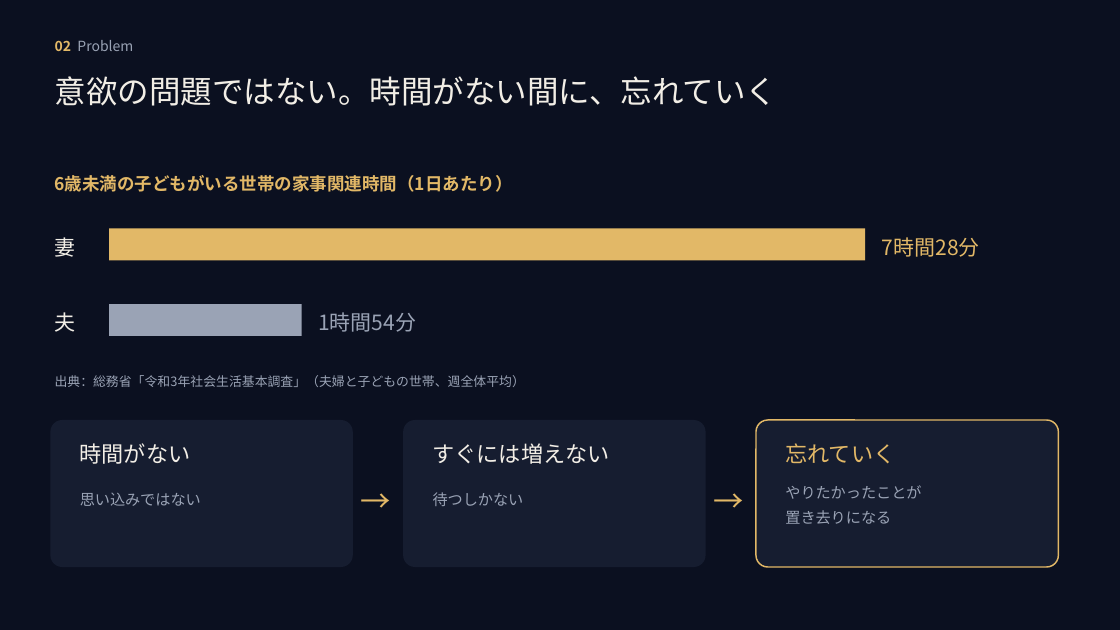
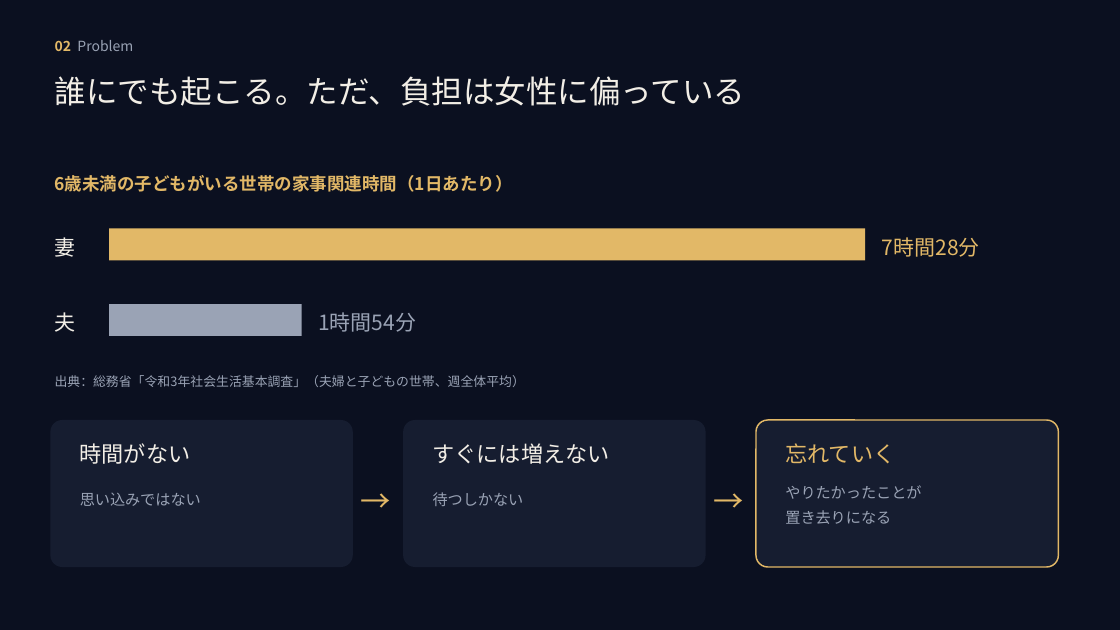
Before and after one commit to mai-san447/hello-earth-25143, a slide deck: slide 3 of deliverables/2026-10-11-gga-selection/MORUNE25143_GGAセレクション_2026-10-12.pptx. Drawn at 1120x630 pixels with LibreOffice and Linux fonts; fonts in the diff are those of the drawing. Boxes give left, top, right and bottom in pixels: in the first picture for what was removed or moved away, otherwise in the second. Text is boxed around its words. In the diff, an @@ line names an element or a change of style, - is before the commit and + after.

```diff
--- a/deliverables/2026-10-11-gga-selection/MORUNE25143_GGAセレクション_2026-10-12.pptx
+++ b/deliverables/2026-10-11-gga-selection/MORUNE25143_GGAセレクション_2026-10-12.pptx
@@ text at box(55, 76, 746, 106): text changed @@
-意欲の問題ではない。時間がない間に、忘れていく
+誰にでも起こる。ただ、負担は女性に偏っている
```
Also in this commit, not shown: 1 other slide changed, 1 slide added, 1 slide removed, 2 other files.
